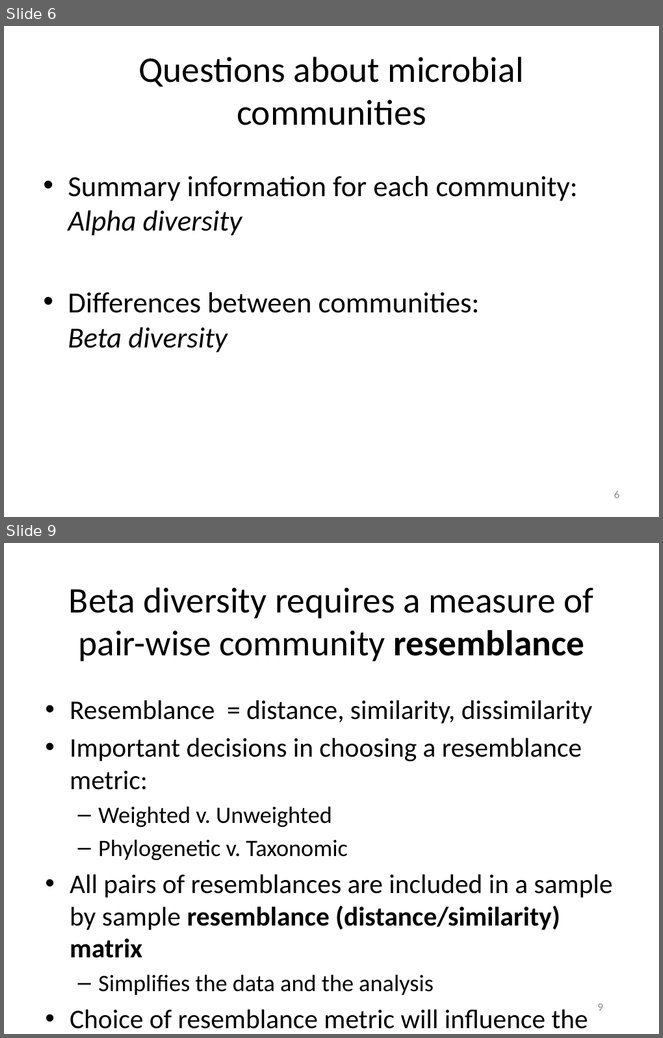
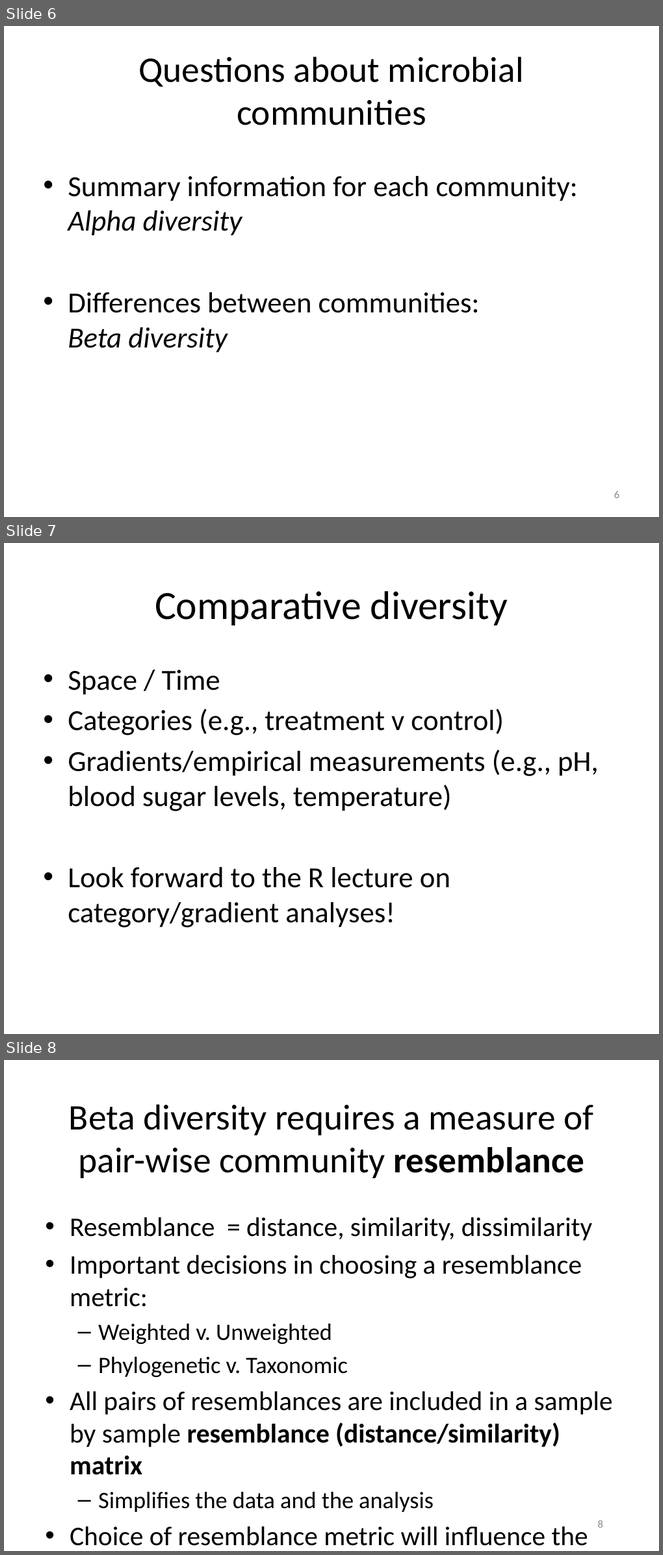
Before and after one commit to edamame-course/docs, a slide deck: extra/Presentations/2014-08-14-PM_Ashley_Lecture3.pptx. Shown one above the other, each under a label of ours: slides 6 and 9 before the commit, slides 6, 7 and 8 after it; the slides between them are not shown. The pictures are 663x1038 and 663x1555 pixels, drawn with LibreOffice and Linux fonts; fonts in the diff are those of the drawing. Boxes give left, top, right and bottom in pixels: in the first picture for what was removed or moved away, otherwise in the second. Text is boxed around its words. In the diff, an @@ line names an element or a change of style, - is before the commit and + after.

```diff
--- a/extra/Presentations/2014-08-14-PM_Ashley_Lecture3.pptx
+++ b/extra/Presentations/2014-08-14-PM_Ashley_Lecture3.pptx
@@ slide 7 added at (4, 543, 659, 1034), background #FFFFFF @@
@@ title added at (155, 591, 508, 626), 44 pt, text #000000 @@
+Comparative diversity
@@ text added at (68, 670, 599, 928), 32 pt, text #000000 @@
+• Space / Time
+• Categories (e.g., treatment v control)
+• Gradients/empirical measurements (e.g., pH, blood sugar levels, temperature)
+• Look forward to the R lecture on category/gradient analyses!
@@ what was slide 9 is now slide 8 @@
@@ page number at (598, 1520, 603, 1528): text changed @@
-9
+8
```
Also in this commit, not shown: 1 slide changed, 2 other slides added, 2 slides removed, 2 other files.
